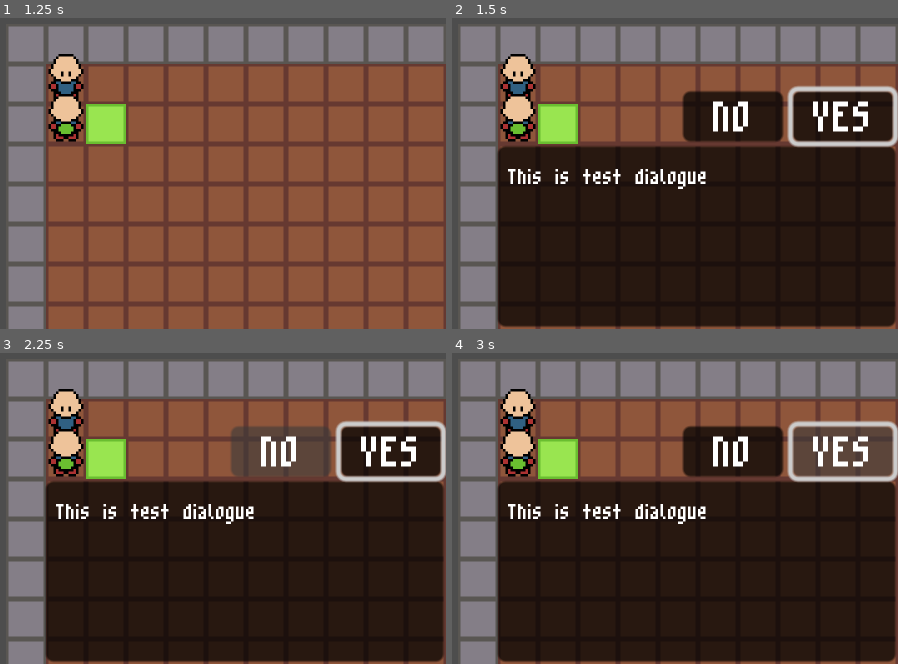
Above: before the commit, frames 1-4 (two rows, left to right).
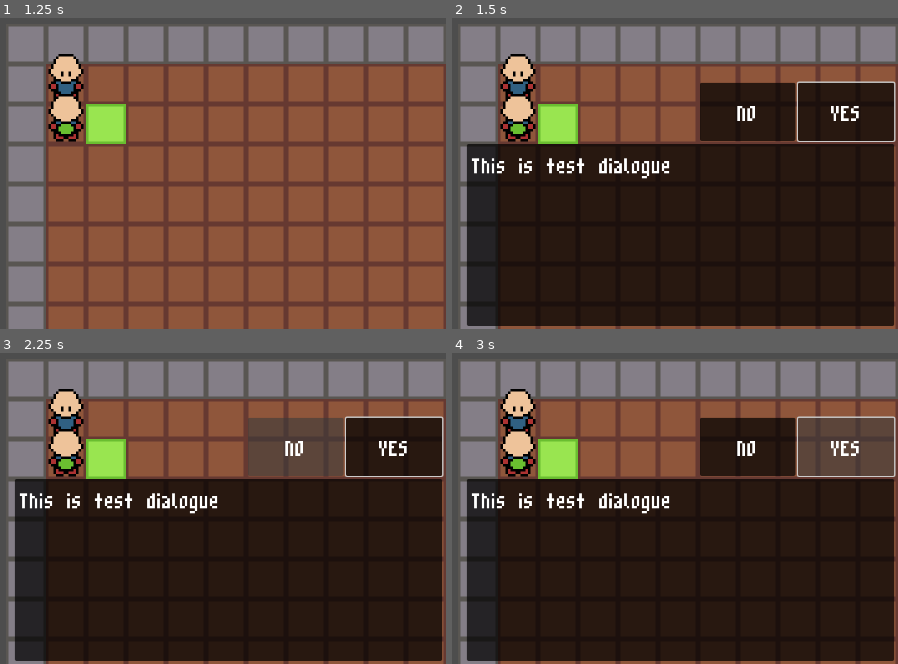
Above: after the commit, the same moments.

Repository: jevonsp/monster-tamer
Game: Godot game, scene res://main/main.tscn
Same seed, same stepped clock (60 frames per second), same inputs: the game is played once before the commit and once after it.
Inputs (mouse positions are in pixels of both pictures, inside the frame that each line leads up to):
- Up to frame 1 (1.25 s): tap Enter at 0.5 s; move the mouse to (89, 101) at 0.52 s; hold W (up) from 0.53 s (still down); hold Space (yes) from 0.53 s (still down); click (89, 101) at 0.67 s
- Up to frame 2 (1.5 s): keep holding W (up); move the mouse to (456, 105) at 1.27 s; release Space (yes) at 1.28 s; tap Space (yes) at 1.35 s
- Up to frame 3 (2.25 s): release W (up) at 2 s; click "NO" at 2 s
- Up to frame 4 (3 s): click "YES" at 2.75 s

Frame 1 is identical in both runs. In frame 2, 11% of the frame differs, in the area x 3-100%, y 20-100%; in frame 3, 11%; in frame 4, 11%.

Commit message:
Updated OverworldTextBox
Moved to the new UI paradigm described in the previous commit.

Diff:
--- a/main/main.tscn
+++ b/main/main.tscn
@@ -43,23 +43,23 @@
 [node name="Battle" parent="Interfaces" unique_id=1219946530 instance=ExtResource("7_4dugh")]
 visible = false
 
+[node name="OverworldTextBox" parent="Interfaces" unique_id=2089038544 instance=ExtResource("9_grrlh")]
+visible = false
+anchors_preset = 0
+anchor_right = 0.0
+anchor_bottom = 0.0
+offset_left = 591.0
+offset_top = 380.0
+offset_right = 1278.0
+offset_bottom = 720.0
+grow_horizontal = 1
+grow_vertical = 1
+
 [node name="TestMap" parent="." unique_id=322966199 instance=ExtResource("2_pjrb6")]
 
 [node name="Player" parent="." unique_id=930582059 instance=ExtResource("1_53q0u")]
 position = Vector2(16, 32)
 WALK_SPEED = 4.5
-
-[node name="OverworldTextBox" parent="Player" unique_id=2089038544 instance=ExtResource("9_grrlh")]
-visible = false
-anchors_preset = 0
-anchor_right = 0.0
-anchor_bottom = 0.0
-offset_left = 0.0
-offset_top = 17.0
-offset_right = 159.0
-offset_bottom = 89.0
-grow_horizontal = 1
-grow_vertical = 1
 
 [node name="WildZone" parent="." unique_id=304061207 instance=ExtResource("4_c651c")]
 position = Vector2(32, 32)
--- a/ui/overworld_text_box.gd
+++ b/ui/overworld_text_box.gd
@@ -1,4 +1,4 @@
-extends Panel
+extends Control
 signal answer_given(answer: bool)
 var processing: bool = false
 var text_array: Array[String]
@@ -6,9 +6,10 @@
 var is_question: bool = false
 var text_index: int
 var obj_ref: Node
-@onready var main_label: Label = $MarginContainer/Label
-@onready var no_button: Button = $HBoxContainer/No
-@onready var yes_button: Button = $HBoxContainer/Yes
+@onready var main_label: Label = $Panel/MarginContainer/Label
+@onready var no_button: Button = $Panel/HBoxContainer/No
+@onready var yes_button: Button = $Panel/HBoxContainer/Yes
+
 
 func _ready() -> void:
 	main_label.text = ""
--- a/ui/overworld_text_box.tscn
+++ b/ui/overworld_text_box.tscn
@@ -15,52 +15,68 @@
 corner_radius_bottom_left = 3
 corner_detail = 5
 
-[node name="OverworldTextBox" type="Panel" unique_id=2089038544]
+[node name="OverworldTextBox" type="Control" unique_id=383230074]
+layout_mode = 3
 anchors_preset = 15
 anchor_right = 1.0
 anchor_bottom = 1.0
-offset_left = 1.0
-offset_top = 1.0
-offset_right = -1121.0
-offset_bottom = -647.0
 grow_horizontal = 2
 grow_vertical = 2
-theme_override_styles/panel = SubResource("StyleBoxFlat_avecd")
 script = ExtResource("1_wxwfi")
 
-[node name="MarginContainer" type="MarginContainer" parent="." unique_id=131261441]
+[node name="Panel" type="Panel" parent="." unique_id=2060252590]
+layout_mode = 1
+anchors_preset = 3
+anchor_left = 1.0
+anchor_top = 1.0
+anchor_right = 1.0
+anchor_bottom = 1.0
+offset_left = -688.0
+offset_top = -296.0
+offset_right = -4.0
+offset_bottom = -5.0
+grow_horizontal = 0
+grow_vertical = 0
+theme_override_styles/panel = SubResource("StyleBoxFlat_avecd")
+
+[node name="MarginContainer" type="MarginContainer" parent="Panel" unique_id=131261441]
 layout_mode = 1
 anchors_preset = 15
 anchor_right = 1.0
 anchor_bottom = 1.0
 grow_horizontal = 2
 grow_vertical = 2
-theme_override_constants/margin_left = 4
+theme_override_constants/margin_left = 8
 theme_override_constants/margin_top = 4
-theme_override_constants/margin_right = 4
+theme_override_constants/margin_right = 8
 theme_override_constants/margin_bottom = 4
 
-[node name="Label" type="Label" parent="MarginContainer" unique_id=2096299235]
-custom_minimum_size = Vector2(150, 64)
+[node name="Label" type="Label" parent="Panel/MarginContainer" unique_id=2096299235]
+custom_minimum_size = Vector2(668, 0)
 layout_mode = 2
 size_flags_vertical = 1
 theme_override_fonts/font = ExtResource("2_eo1c5")
-text = "Test Text Test Text Test Text Test Text Test Text Test Text Test Text Test Text Test Text Test Text Test Text Test Text Test Text Test Text"
+theme_override_font_sizes/font_size = 64
+text = "TEXT TEXT TEXT"
 autowrap_mode = 3
 
-[node name="HBoxContainer" type="HBoxContainer" parent="." unique_id=1486501230]
-layout_mode = 0
-offset_left = 74.0
-offset_top = -22.0
-offset_right = 158.0
-offset_bottom = -2.0
+[node name="HBoxContainer" type="HBoxContainer" parent="Panel" unique_id=1486501230]
+layout_mode = 1
+anchors_preset = 5
+anchor_left = 0.5
+anchor_right = 0.5
+offset_left = 31.0
+offset_top = -98.0
+offset_right = 342.0
+offset_bottom = -5.0
+grow_horizontal = 2
 
-[node name="No" type="Button" parent="HBoxContainer" unique_id=752553216]
+[node name="No" type="Button" parent="Panel/HBoxContainer" unique_id=752553216]
 layout_mode = 2
 size_flags_horizontal = 3
 theme_override_styles/normal = SubResource("StyleBoxFlat_avecd")
 
-[node name="Label" type="Label" parent="HBoxContainer/No" unique_id=833450066]
+[node name="Label" type="Label" parent="Panel/HBoxContainer/No" unique_id=833450066]
 layout_mode = 1
 anchors_preset = 15
 anchor_right = 1.0
@@ -70,18 +86,18 @@
 grow_vertical = 2
 size_flags_vertical = 1
 theme_override_fonts/font = ExtResource("2_eo1c5")
-theme_override_font_sizes/font_size = 32
+theme_override_font_sizes/font_size = 64
 text = "NO"
 horizontal_alignment = 1
 vertical_alignment = 1
 autowrap_mode = 3
 
-[node name="Yes" type="Button" parent="HBoxContainer" unique_id=1187289545]
+[node name="Yes" type="Button" parent="Panel/HBoxContainer" unique_id=1187289545]
 layout_mode = 2
 size_flags_horizontal = 3
 theme_override_styles/normal = SubResource("StyleBoxFlat_avecd")
 
-[node name="Label" type="Label" parent="HBoxContainer/Yes" unique_id=903643917]
+[node name="Label" type="Label" parent="Panel/HBoxContainer/Yes" unique_id=903643917]
 layout_mode = 1
 anchors_preset = 15
 anchor_right = 1.0
@@ -91,11 +107,11 @@
 grow_vertical = 2
 size_flags_vertical = 1
 theme_override_fonts/font = ExtResource("2_eo1c5")
-theme_override_font_sizes/font_size = 32
+theme_override_font_sizes/font_size = 64
 text = "YES"
 horizontal_alignment = 1
 vertical_alignment = 1
 autowrap_mode = 3
 
-[connection signal="pressed" from="HBoxContainer/No" to="." method="_on_no_pressed"]
-[connection signal="pressed" from="HBoxContainer/Yes" to="." method="_on_yes_pressed"]
+[connection signal="pressed" from="Panel/HBoxContainer/No" to="." method="_on_no_pressed"]
+[connection signal="pressed" from="Panel/HBoxContainer/Yes" to="." method="_on_yes_pressed"]
